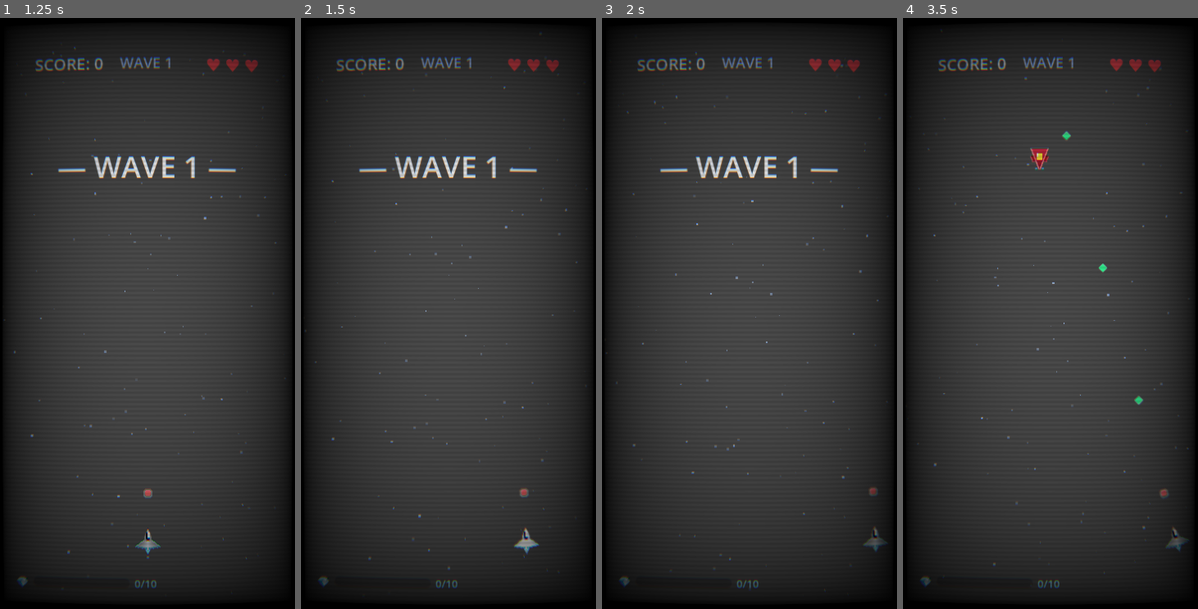
Above: before the commit, frames 1-4 (left to right).
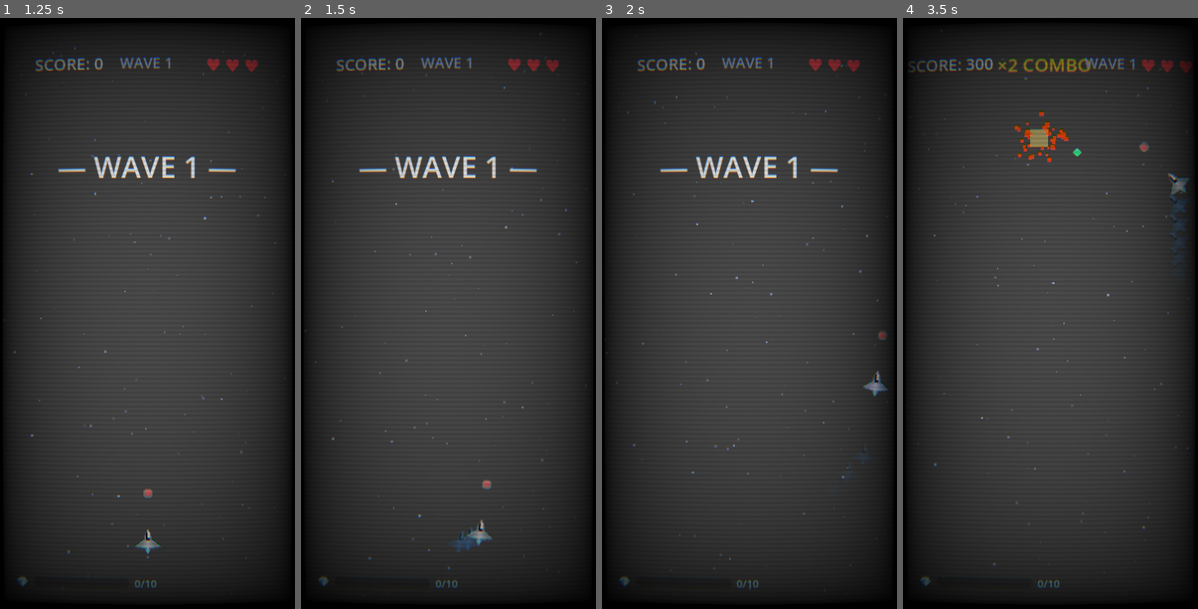
Above: after the commit, the same moments.

Repository: DiscM/Farinuff-Flight
Game: Godot game, scene res://ui/main_menu.tscn
Same seed, same stepped clock (60 frames per second), same inputs: the game is played once before the commit and once after it.
Inputs (mouse positions are in pixels of both pictures, inside the frame that each line leads up to):
- Up to frame 1 (1.25 s): click "▶ PLAY" at 0.5 s
- Up to frame 2 (1.5 s): tap Enter at 1.25 s; move the mouse to (513, 283) at 1.27 s; hold D (move_right) from 1.28 s (still down); tap Shift (boost) at 1.35 s; click (513, 283) at 1.42 s
- Up to frame 3 (2 s): keep holding D (move_right)
- Up to frame 4 (3.5 s): release D (move_right) at 2 s; drag from (991, 343) to (1177, 543) at 2.02 s; move the mouse to (1080, 183) at 2.77 s; hold D (move_right) from 2.78 s (still down); hold Space (shoot) from 2.78 s (still down); tap Shift (boost) at 3.05 s

Frame 1 is identical in both runs. In frame 2, 0.5% of the frame differs, in the area x 50-81%, y 78-91%; in frame 3, 0.3%; in frame 4, 2.5%, in the area x 1-98%, y 6-91%.

Commit message:
Changed Drifting and Boost Physics
Anchored Drifting to pull towards player reticule so they can "aim" where they want to drift towards. Might need to adjust pull strength of the boost.

Diff:
--- a/entities/player/player.gd
+++ b/entities/player/player.gd
@@ -3,7 +3,7 @@
 
 const BULLET_SCENE := preload("res://entities/bullets/bullet.tscn")
 
-@export var speed: float = 420.0
+@export var speed: float = 280.0
 @export var base_fire_rate: float = 0.22  # seconds between shots
 
 # Power-up state (temporary)
@@ -72,9 +72,22 @@
 var is_boosting: bool = false
 var boost_cooldown_timer: float = 0.0
 var boost_duration_timer: float = 0.0
-const BOOST_MULTIPLIER: float = 2.4
-const BOOST_DURATION: float = 0.22
+var afterimage_spawn_timer: float = 0.0
+const AF_SPAWN_LIMIT: float = 0.04
+const BOOST_MULTIPLIER: float = 3.5
+const BOOST_DURATION: float = 0.44 # doubled distance
 const BOOST_COOLDOWN: float = 0.85
+const POST_BOOST_SLIDE_DURATION: float = 0.4
+const DRIFT_STEER_INFLUENCE: float = 0.65
+
+# --- Drift Params ---
+var drift_speed_bonus: float = 1.0
+var post_boost_slide_timer: float = 0.0
+const DRIFT_BONUS_MAX: float = 2.0
+const DRIFT_BONUS_RATE: float = 0.45
+const DRIFT_DECAY_RATE: float = 0.8
+const DRIFT_DRAG_BASE: float = 1.6
+const DRIFT_ACCEL_BASE: float = 2.4
 
 # Movement feel
 @export var acceleration: float = 12.0   # how fast we reach top speed
@@ -142,17 +155,52 @@
 	if input_dir.length() > 1.0:
 		input_dir = input_dir.normalized()
 
-	var effective_speed := speed * (1.0 + GameManager.bonus_speed_pct)
-	if is_boosting:
-		effective_speed *= BOOST_MULTIPLIER
+	var effective_speed := speed * (1.0 + GameManager.bonus_speed_pct) * drift_speed_bonus
+	var current_accel := acceleration
+	var current_drag := drag
+
+	if is_boosting or post_boost_slide_timer > 0.0:
+		if is_boosting:
+			effective_speed *= BOOST_MULTIPLIER
+
+		# Curvature: Blend movement input with aim direction
+		if input_dir.length() > 0.0:
+			input_dir = input_dir.lerp(last_aim_direction, DRIFT_STEER_INFLUENCE).normalized()
+		elif is_boosting:
+			# If no movement input, drift slightly in aim direction anyway
+			input_dir = last_aim_direction * 0.4
+
+		# Reduced friction window (boosting OR post-boost slide)
+		current_accel = DRIFT_ACCEL_BASE
+		current_drag = DRIFT_DRAG_BASE
+
+		# Scale based on current speed ratio
+		var speed_ratio = clampf(velocity.length() / (speed * 2.5), 0.0, 1.0)
+		current_drag *= lerpf(1.0, 0.15, speed_ratio)
+		current_accel *= lerpf(1.0, 0.4, speed_ratio)
+
+		# Handle slide timer
+		if not is_boosting:
+			post_boost_slide_timer -= delta
+
+		# --- Braking Logic ---
+		if input_dir.length() > 0.1 and velocity.length() > 100.0:
+			var dot = input_dir.dot(velocity.normalized())
+			if dot < -0.7:
+				# Opposite input! Apply heavy braking
+				current_drag = 22.0
+				current_accel = 2.0 # Heavy to reverse
+				drift_speed_bonus = move_toward(drift_speed_bonus, 1.0, 5.0 * delta)
+				# Visual feedback: flash red/orange
+				sprite.modulate = Color(1.8, 0.7, 0.5)
 
 	if input_dir.length() > 0.0:
 		# Accelerate toward target velocity
 		var target_velocity := input_dir * effective_speed
-		velocity = velocity.lerp(target_velocity, acceleration * delta)
+		velocity = velocity.lerp(target_velocity, current_accel * delta)
 	else:
 		# Apply drag when no input (slide to stop)
-		velocity = velocity.lerp(Vector2.ZERO, drag * delta)
+		velocity = velocity.lerp(Vector2.ZERO, current_drag * delta)
 
 	position += velocity * delta
 
@@ -226,22 +274,55 @@
 func _update_boost(delta: float) -> void:
 	if is_boosting:
 		boost_duration_timer -= delta
+
+		# --- Speed Gain while drifting ---
+		drift_speed_bonus = move_toward(drift_speed_bonus, DRIFT_BONUS_MAX, DRIFT_BONUS_RATE * delta)
+		# Visual tint for high speed
+		if drift_speed_bonus > 1.2:
+			var t = (drift_speed_bonus - 1.0) / (DRIFT_BONUS_MAX - 1.0)
+			sprite.modulate = Color(1.0 + t*0.5, 1.0 + t*0.5, 1.0 + t*1.5)
+
+		# --- Afterimages ---
+		afterimage_spawn_timer -= delta
+		if afterimage_spawn_timer <= 0.0:
+			afterimage_spawn_timer = AF_SPAWN_LIMIT
+			_spawn_afterimage()
+
 		if boost_duration_timer <= 0.0:
 			is_boosting = false
 			boost_cooldown_timer = BOOST_COOLDOWN
-			# Reset visual
-			sprite.modulate = Color.WHITE if not dev_god_mode else Color(1.2, 1.2, 0.2)
+			post_boost_slide_timer = POST_BOOST_SLIDE_DURATION
 	else:
+		# Decay bonus when not boosting/drifting
+		drift_speed_bonus = move_toward(drift_speed_bonus, 1.0, DRIFT_DECAY_RATE * delta)
+		if drift_speed_bonus <= 1.05 and not dev_god_mode:
+			sprite.modulate = Color.WHITE
+
 		if boost_cooldown_timer > 0.0:
 			boost_cooldown_timer -= delta
 
 		if Input.is_action_just_pressed("boost") and boost_cooldown_timer <= 0.0:
 			is_boosting = true
 			boost_duration_timer = BOOST_DURATION
+			afterimage_spawn_timer = 0.0 # spawn immediately
 			# Visual feedback
-			var tween := create_tween()
-			tween.tween_property(sprite, "modulate", Color(1.5, 1.5, 2.0), 0.05)
 			SignalBus.screen_shake.emit(3.0, 0.1)
+
+func _spawn_afterimage() -> void:
+	var af := Sprite2D.new()
+	# Use current sprite configuration
+	af.texture = sprite.texture
+	af.global_position = global_position
+	af.rotation = rotation
+	af.scale = scale
+	af.modulate = Color(0.4, 0.7, 1.0, 0.6) # blue ghost tint
+	af.z_index = -1 # Draw behind player
+	get_tree().current_scene.add_child(af)
+
+	var tween := af.create_tween()
+	tween.tween_property(af, "modulate:a", 0.0, 0.35).set_ease(Tween.EASE_OUT)
+	tween.parallel().tween_property(af, "scale", scale * 0.8, 0.35)
+	tween.tween_callback(af.queue_free)
 
 func _update_aiming(_delta: float) -> void:
 	# 1. Controller Right Stick
@@ -500,6 +581,8 @@
 	is_boosting = false
 	boost_cooldown_timer = 0.0
 	boost_duration_timer = 0.0
+	drift_speed_bonus = 1.0
+	post_boost_slide_timer = 0.0
 	sprite.modulate = Color.WHITE
 
 ## Called by level-up popup for shield upgrade
